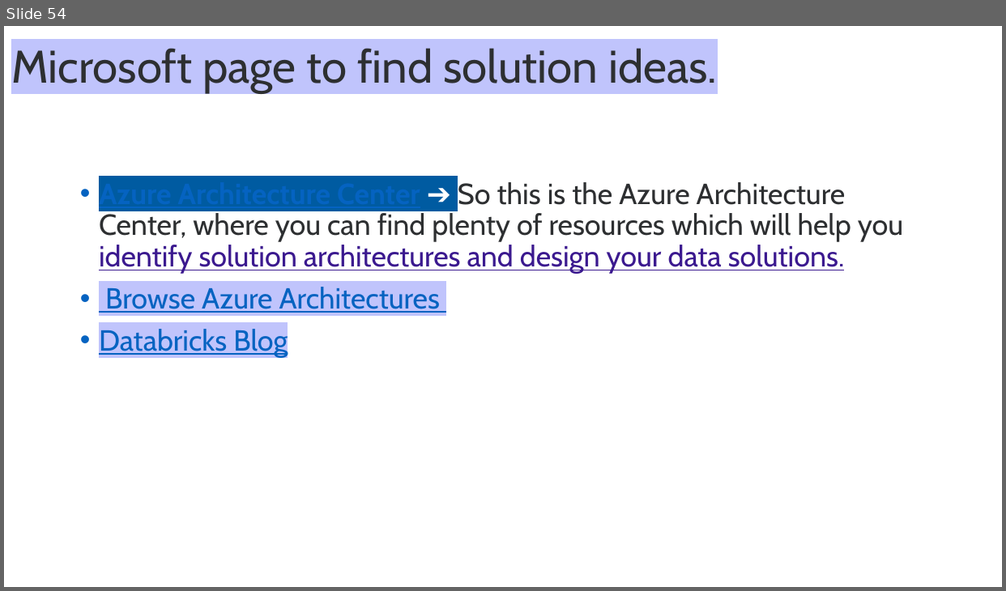
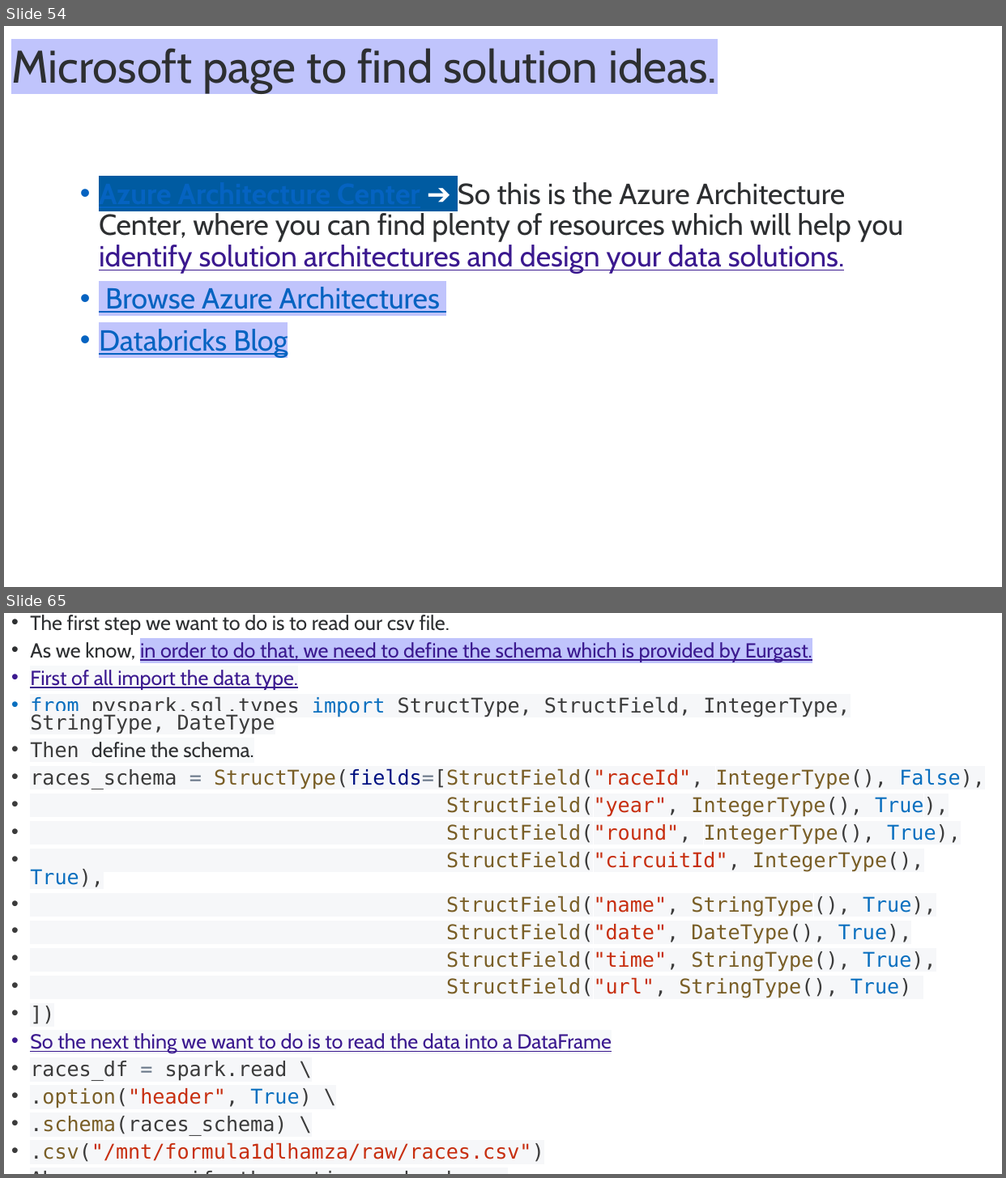
Before and after one commit to Hamza20203064/QuantumFlow-Databricks-ETL, a slide deck: Azure Databricks.pptx. Shown one above the other, each under a label of ours: slide 54 before the commit, slides 54 and 65 after it; the slides between them are not shown. The pictures are 1006x591 and 1006x1178 pixels, drawn with LibreOffice and Linux fonts; fonts in the diff are those of the drawing. Boxes give left, top, right and bottom in pixels: in the first picture for what was removed or moved away, otherwise in the second. Text is boxed around its words. In the diff, an @@ line names an element or a change of style, - is before the commit and + after.

```diff
--- a/Azure Databricks.pptx
+++ b/Azure Databricks.pptx
@@ slide 65 added at [4, 613, 1002, 1174], background #FFFFFF @@
@@ text added at [30, 615, 985, 1162], 19.6 pt, text #3B3B3B @@
+• The first step we want to do is to read our csv file.
+• As we know, in order to do that, we need to define the schema which is provided by Eurgast.
+• First of all import the data type.
+• from pyspark.sql.types import StructType, StructField, IntegerType, StringType, DateType
+• Then define the schema.
+• races_schema = StructType(fields=[StructField("raceId", IntegerType(), False),
+• StructField("year", IntegerType(), True),
+• StructField("round", IntegerType(), True),
+• StructField("circuitId", IntegerType(), True),
+• StructField("name", StringType(), True),
+• StructField("date", DateType(), True),
+• StructField("time", StringType(), True),
+• StructField("url", StringType(), True)
+• ])
+• So the next thing we want to do is to read the data into a DataFrame
+• races_df = spark.read \
+• .option("header", True) \
+• .schema(races_schema) \
+• .csv("/mnt/formula1dlhamza/raw/races.csv")
+• Above we specify the option and schema.
```
Also in this commit, not shown: 12 other slides added, 2 other files.
